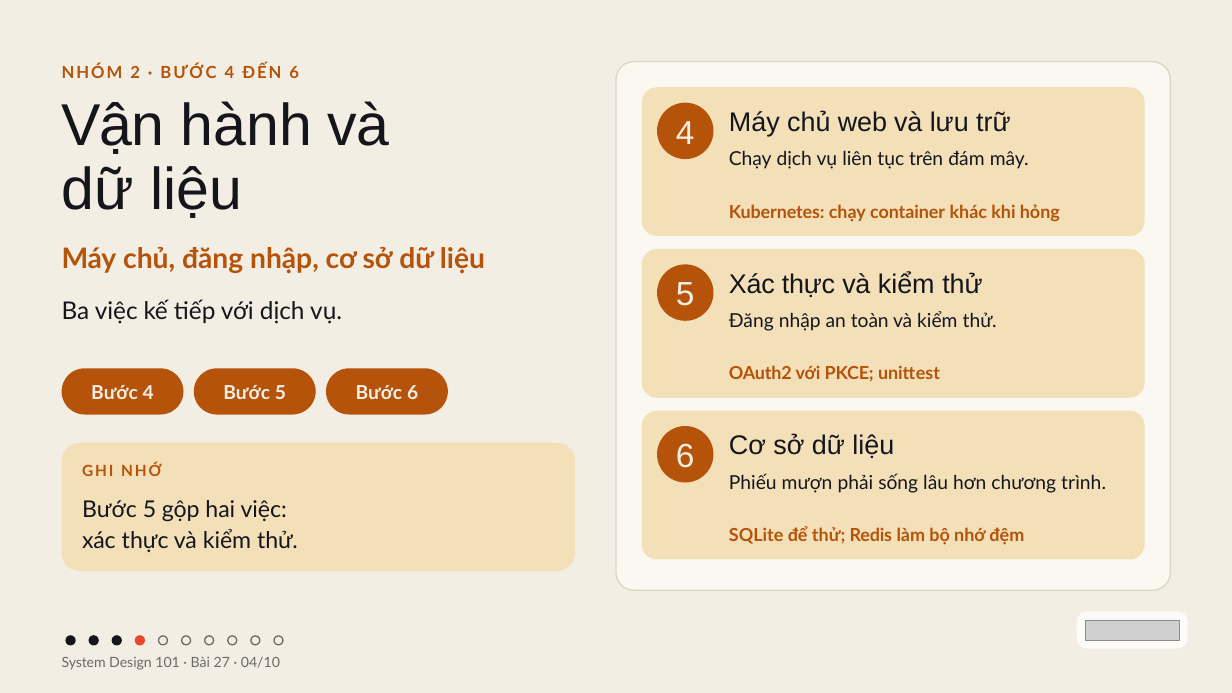
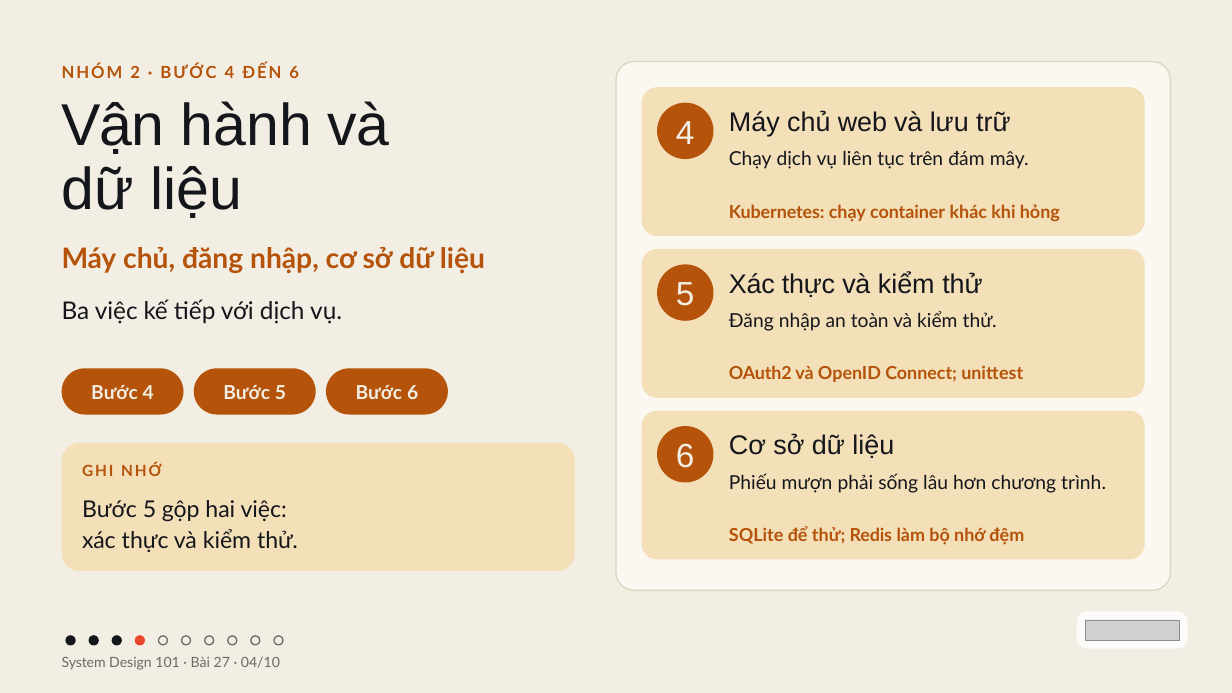
Before and after one commit to vohoailinh90/tool-marketing-studio, a slide deck: slide 4 of system-design-101/vi/lessons/sd-10-027/slides/sd-10-027.pptx. Drawn at 1232x693 pixels with LibreOffice and Linux fonts; fonts in the diff are those of the drawing; grey boxes stand for pictures. Boxes give left, top, right and bottom in pixels: in the first picture for what was removed or moved away, otherwise in the second. Text is boxed around its words. In the diff, an @@ line names an element or a change of style, - is before the commit and + after.

```diff
--- a/system-design-101/vi/lessons/sd-10-027/slides/sd-10-027.pptx
+++ b/system-design-101/vi/lessons/sd-10-027/slides/sd-10-027.pptx
@@ text at [729, 365, 1023, 382]: text changed @@
-OAuth2 với PKCE; unittest
+OAuth2 và OpenID Connect; unittest
```
Also in this commit, not shown: 1 other slide changed, 1 other file.
